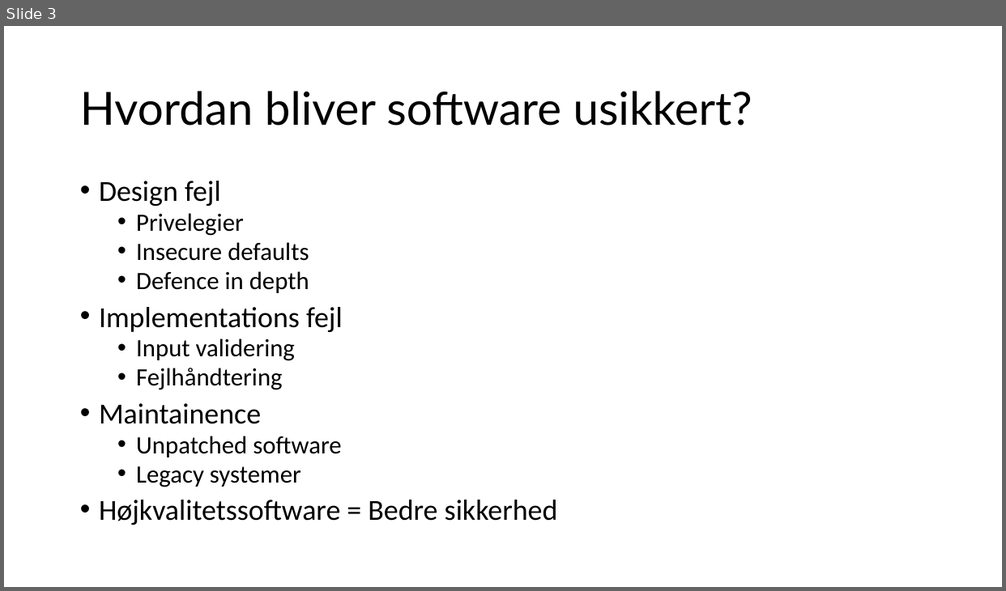
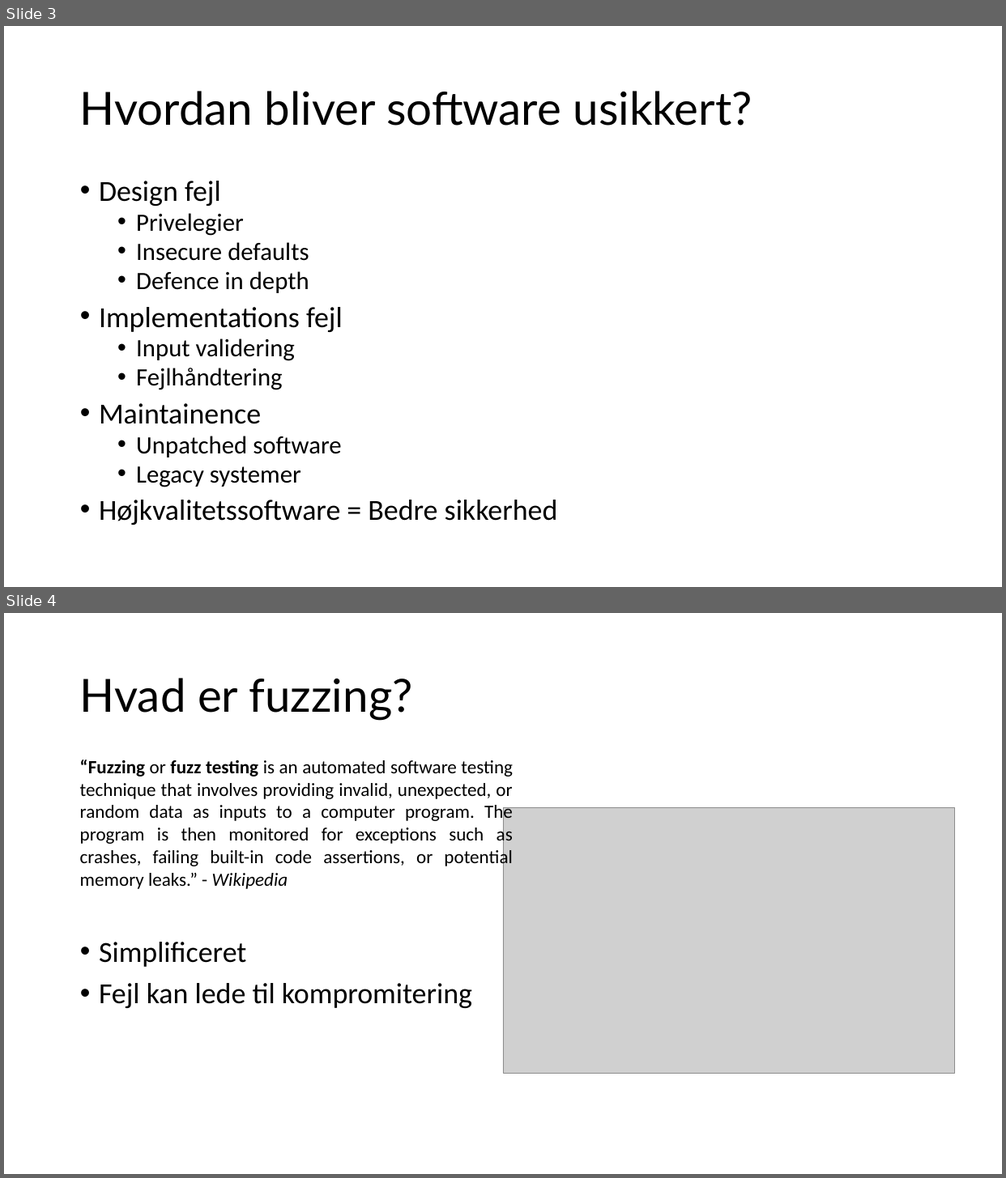
Before and after one commit to Kristiansax/kea-software-security-exam-slides, a slide deck: 4 - Fuzzing af applikationer.pptx. Shown one above the other, each under a label of ours: slide 3 before the commit, slides 3 and 4 after it. The pictures are 1006x591 and 1006x1178 pixels, drawn with LibreOffice and Linux fonts; fonts in the diff are those of the drawing; grey boxes stand for pictures. Boxes give left, top, right and bottom in pixels: in the first picture for what was removed or moved away, otherwise in the second. Text is boxed around its words. In the diff, an @@ line names an element or a change of style, - is before the commit and + after.

```diff
--- a/4 - Fuzzing af applikationer.pptx
+++ b/4 - Fuzzing af applikationer.pptx
@@ slide 4 added at box(4, 613, 1002, 1174), background #FFFFFF @@
@@ title added at box(80, 678, 413, 720), 44 pt, text #000000 @@
+Hvad er fuzzing?
@@ text added at box(80, 760, 513, 889), 18 pt, text #000000 @@
+“Fuzzing or fuzz testing is an automated software testing technique that involves providing invalid, unexpected, or random data as inputs to a computer program. The program is then monitored for exceptions such as crashes, failing built-in code assertions, or potential memory leaks.” - Wikipedia
@@ picture added at box(503, 807, 956, 1073) @@
@@ text added at box(99, 942, 472, 1008), 28 pt, text #000000 @@
+• Simplificeret
+• Fejl kan lede til kompromitering
```
Also in this commit, not shown: 3 other slides added, 18 other files.
